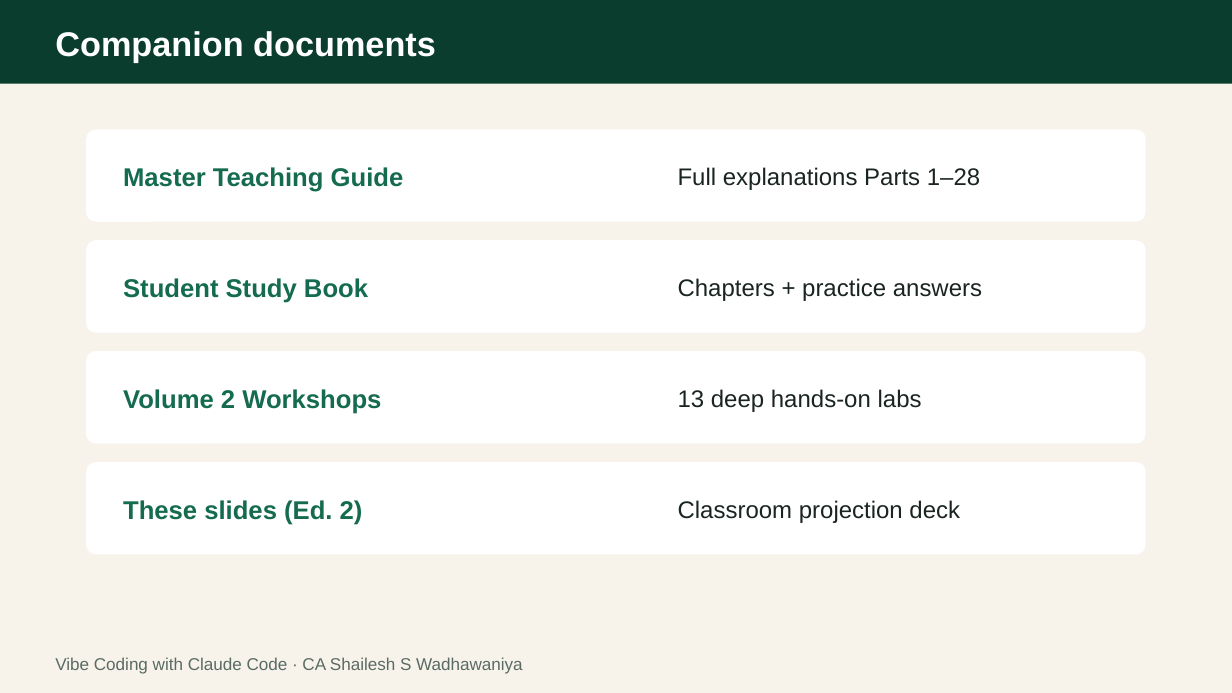
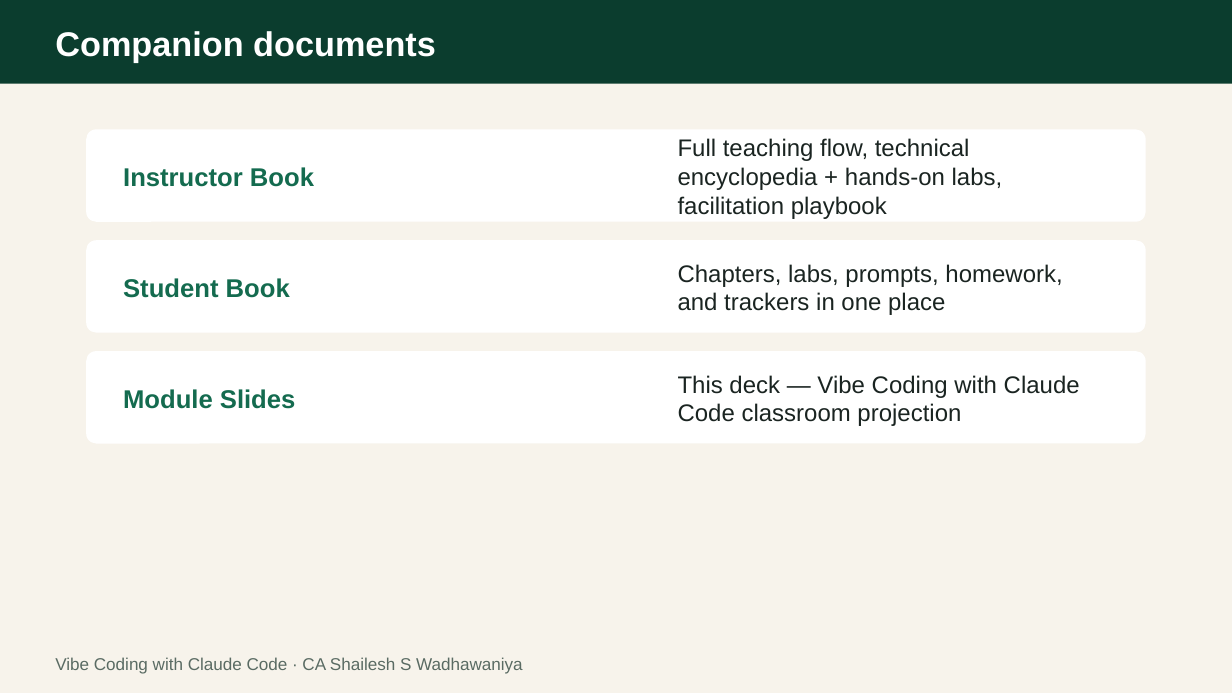
Before and after one commit to Wadhawnaiya/advanced-vibe-coding-course, a slide deck: slide 71 of Vibe_Coding_Module_Slides.pptx. Drawn at 1232x693 pixels with LibreOffice and Linux fonts; fonts in the diff are those of the drawing. Boxes give left, top, right and bottom in pixels: in the first picture for what was removed or moved away, otherwise in the second. Text is boxed around its words. In the diff, an @@ line names an element or a change of style, - is before the commit and + after.

```diff
--- a/Vibe_Coding_Module_Slides.pptx
+++ b/Vibe_Coding_Module_Slides.pptx
@@ text at (678, 138, 1003, 215): text changed @@
-Full explanations Parts 1–28
+Full teaching flow, technical encyclopedia + hands-on labs, facilitation playbook
@@ text at (123, 167, 314, 187): text changed @@
-Master Teaching Guide
+Instructor Book
@@ text at (678, 264, 1062, 315): text changed @@
-Chapters + practice answers
+Chapters, labs, prompts, homework, and trackers in one place
@@ text at (123, 278, 290, 298): text changed @@
-Student Study Book
+Student Book
@@ text at (123, 389, 296, 409): text changed @@
-Volume 2 Workshops
+Module Slides
@@ text at (678, 375, 1080, 426): text changed @@
-13 deep hands-on labs
+This deck — Vibe Coding with Claude Code classroom projection
@@ rounded rectangle removed at (86, 462, 1146, 554) @@
@@ text removed at (123, 500, 363, 525) @@
-These slides (Ed. 2)
@@ text removed at (678, 500, 960, 523) @@
-Classroom projection deck
```
Also in this commit, not shown: 2 other slides changed, 1 other file.
